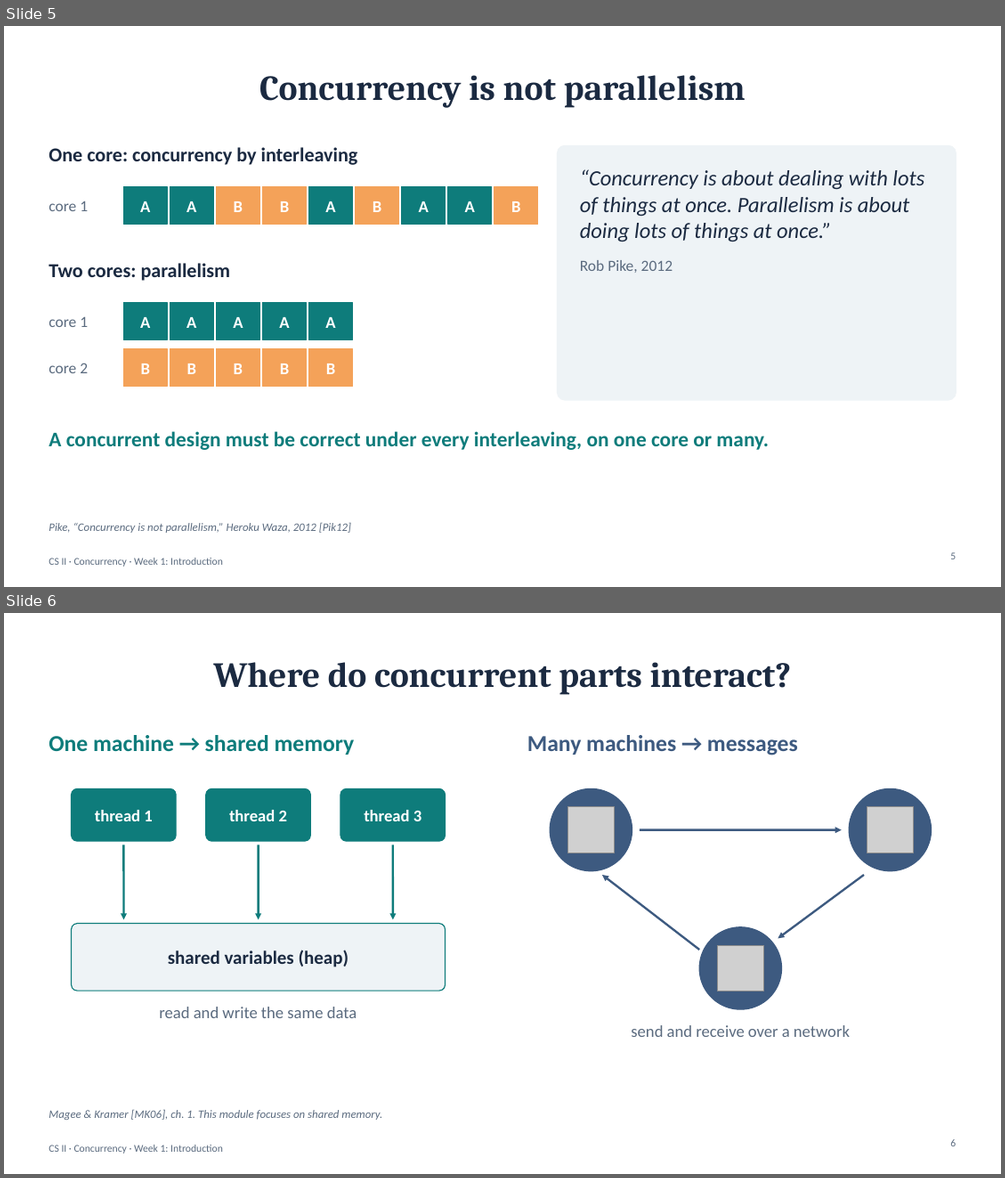
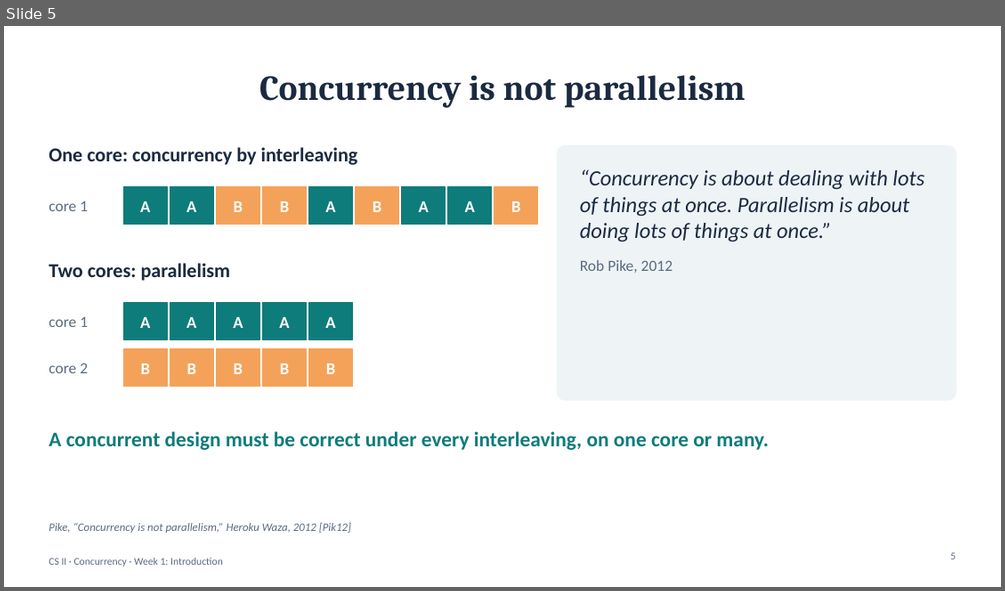
Before and after one commit to Beb200/okbu-progarming-nootbook, a slide deck: concurrency/course/week1-introduction/week1-slides.pptx. Shown one above the other, each under a label of ours: slides 5 and 6 before the commit, slide 5 after it. The pictures are 1005x1178 and 1005x591 pixels, drawn with LibreOffice and Linux fonts; fonts in the diff are those of the drawing; grey boxes stand for pictures. Boxes give left, top, right and bottom in pixels: in the first picture for what was removed or moved away, otherwise in the second. Text is boxed around its words. In the diff, an @@ line names an element or a change of style, - is before the commit and + after.

```diff
--- a/concurrency/course/week1-introduction/week1-slides.pptx
+++ b/concurrency/course/week1-introduction/week1-slides.pptx
@@ slide 6 removed at bbox=[4, 613, 1001, 1174], background #FFFFFF; not listed: 1 template element that a slide beside it also shows @@
@@ title removed at bbox=[213, 662, 792, 695] @@
-Where do concurrent parts interact?
@@ text removed at bbox=[48, 735, 355, 755] @@
-One machine → shared memory
@@ text removed at bbox=[527, 735, 798, 755] @@
-Many machines → messages
@@ rounded rectangle removed at bbox=[72, 788, 176, 841] @@
@@ rounded rectangle removed at bbox=[206, 788, 310, 841] @@
@@ rounded rectangle removed at bbox=[340, 788, 445, 841] @@
@@ ellipse removed at bbox=[550, 788, 632, 871] @@
@@ ellipse removed at bbox=[849, 788, 931, 871] @@
@@ text removed at bbox=[95, 810, 152, 821] @@
-thread 1
@@ text removed at bbox=[229, 810, 287, 821] @@
-thread 2
@@ text removed at bbox=[364, 810, 421, 821] @@
-thread 3
@@ picture removed at bbox=[568, 807, 615, 853] @@
@@ picture removed at bbox=[867, 807, 914, 853] @@
@@ arrow removed from (123, 844) to (123, 919) @@
@@ arrow removed from (259, 844) to (259, 919) @@
@@ arrow removed from (393, 844) to (393, 919) @@
@@ arrow removed from (639, 830) to (841, 830) @@
@@ arrow removed from (699, 949) to (602, 875) @@
@@ arrow removed from (864, 875) to (778, 938) @@
@@ rounded rectangle removed at bbox=[72, 924, 445, 990] @@
@@ ellipse removed at bbox=[699, 927, 782, 1009] @@
@@ text removed at bbox=[168, 949, 348, 967] @@
-shared variables (heap)
@@ picture removed at bbox=[718, 945, 764, 991] @@
@@ text removed at bbox=[159, 1006, 356, 1018] @@
-read and write the same data
@@ text removed at bbox=[631, 1025, 850, 1037] @@
-send and receive over a network
@@ text removed at bbox=[48, 1109, 382, 1119] @@
-Magee & Kramer [MK06], ch. 1. This module focuses on shared memory.
@@ page number removed at bbox=[950, 1139, 955, 1146] @@
-6
```
Also in this commit, not shown: 4 slides changed, 2 slides added, 11 other slides removed, 32 other files.
